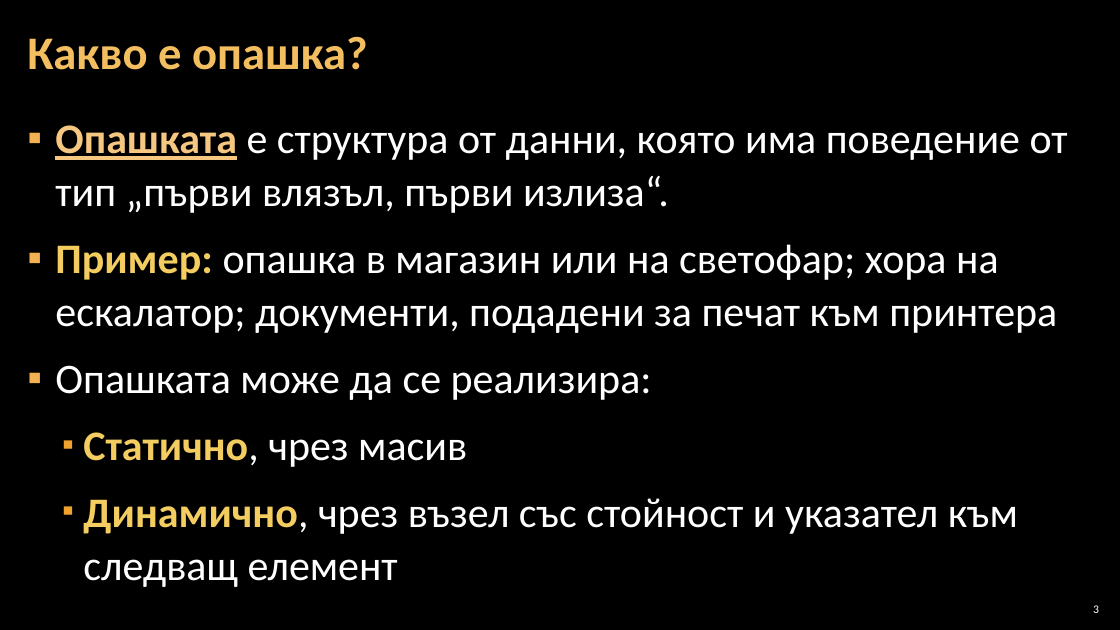
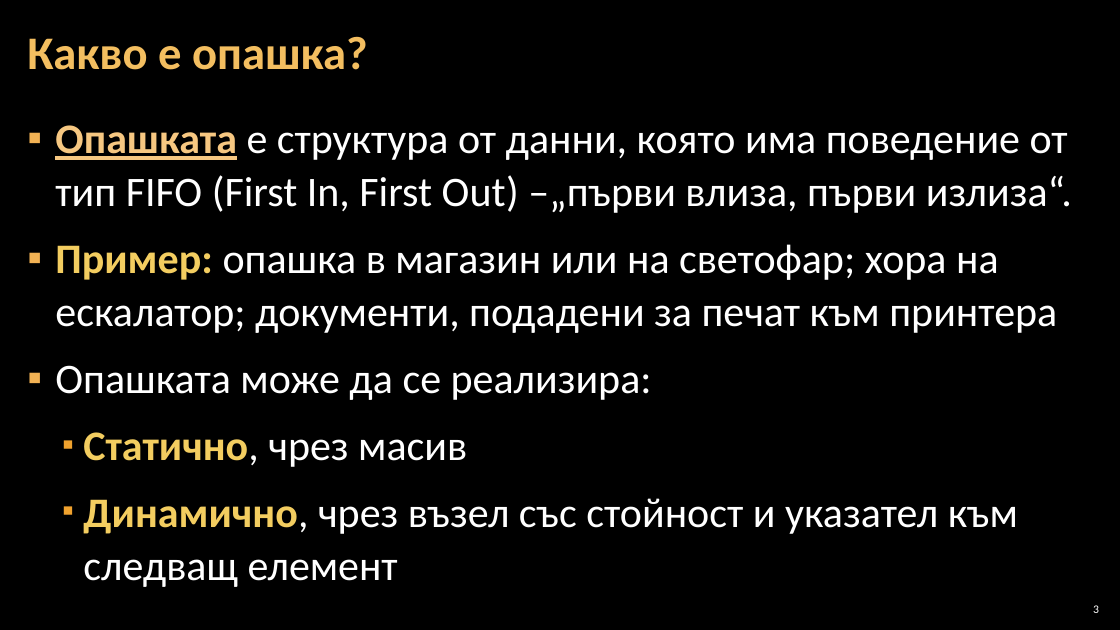
Before and after one commit to BG-IT-Edu/Free-Content, a slide deck: slide 3 of dmanolov/Информатика 11 клас, ПП (C#)/М2.Структури от данни и алгоритми/06.Опашки/06.Опашки.pptx. Drawn at 1120x630 pixels with LibreOffice and Linux fonts; fonts in the diff are those of the drawing; background and template pictures are left out. Boxes give left, top, right and bottom in pixels: in the first picture for what was removed or moved away, otherwise in the second. Text is boxed around its words. In the diff, an @@ line names an element or a change of style, - is before the commit and + after.

```diff
--- a/dmanolov/Информатика 11 клас, ПП (C#)/М2.Структури от данни и алгоритми/06.Опашки/06.Опашки.pptx
+++ b/dmanolov/Информатика 11 клас, ПП (C#)/М2.Структури от данни и алгоритми/06.Опашки/06.Опашки.pptx
@@ text at <box>55,125,1072,213</box>: text changed @@
-▪ Опашката е структура от данни, която има поведение от тип „първи влязъл, първи излиза“.
+▪ Опашката е структура от данни, която има поведение от тип FIFO (First In, First Out) –„първи влиза, първи излиза“.
```
Also in this commit, not shown: 3 other slides changed, 3 other files.
